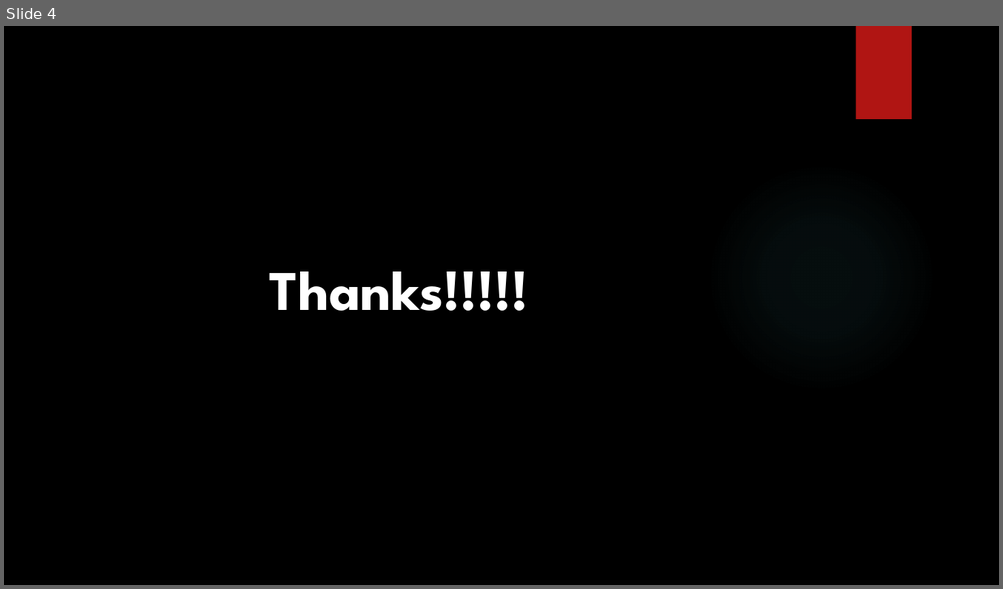
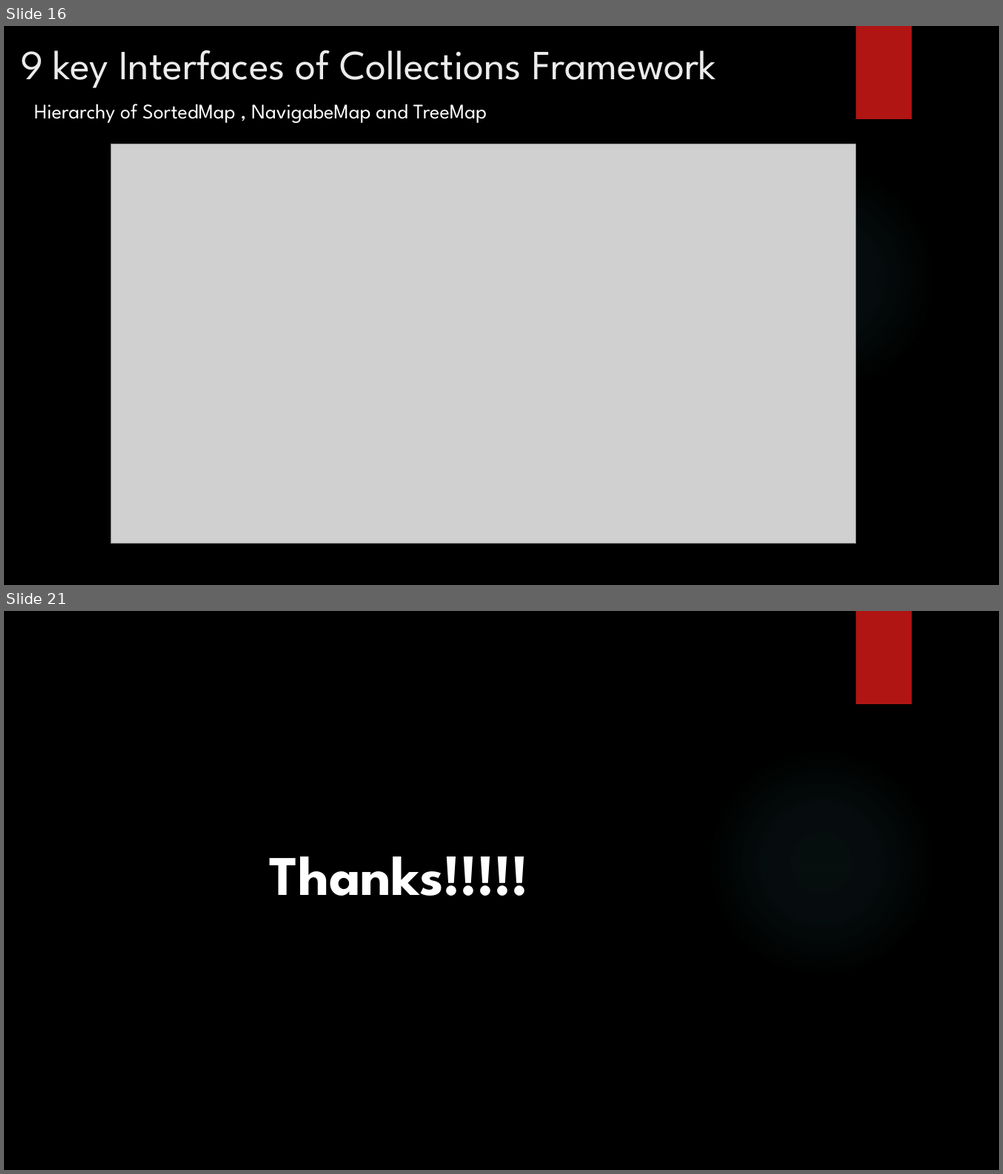
Before and after one commit to rudhrainfogain/java-collections, a slide deck: src/main/resources/JavaCollections.pptx. Shown one above the other, each under a label of ours: slide 4 before the commit, slides 16 and 21 after it; the slides between them are not shown. The pictures are 1003x589 and 1003x1174 pixels, drawn with LibreOffice and Linux fonts; fonts in the diff are those of the drawing; grey boxes stand for pictures; background and template pictures are left out. Boxes give left, top, right and bottom in pixels: in the first picture for what was removed or moved away, otherwise in the second. Text is boxed around its words. In the diff, an @@ line names an element or a change of style, - is before the commit and + after.

Commit message:
Detailed overview ofCollections framework

```diff
--- a/src/main/resources/JavaCollections.pptx
+++ b/src/main/resources/JavaCollections.pptx
@@ slide 16 added at (4, 26, 999, 585), background picture (left out); not listed: 2 template elements that a slide beside it also shows @@
@@ title added at (20, 50, 716, 88), 40 pt, text #EBEBEB @@
+9 key Interfaces of Collections Framework
@@ text added at (34, 104, 486, 123), 20 pt, text #FFFFFF @@
+Hierarchy of SortedMap , NavigabeMap and TreeMap
@@ picture added at (111, 144, 855, 544) @@
@@ what was slide 4 is now slide 21 @@
```
Also in this commit, not shown: 16 other slides added.
